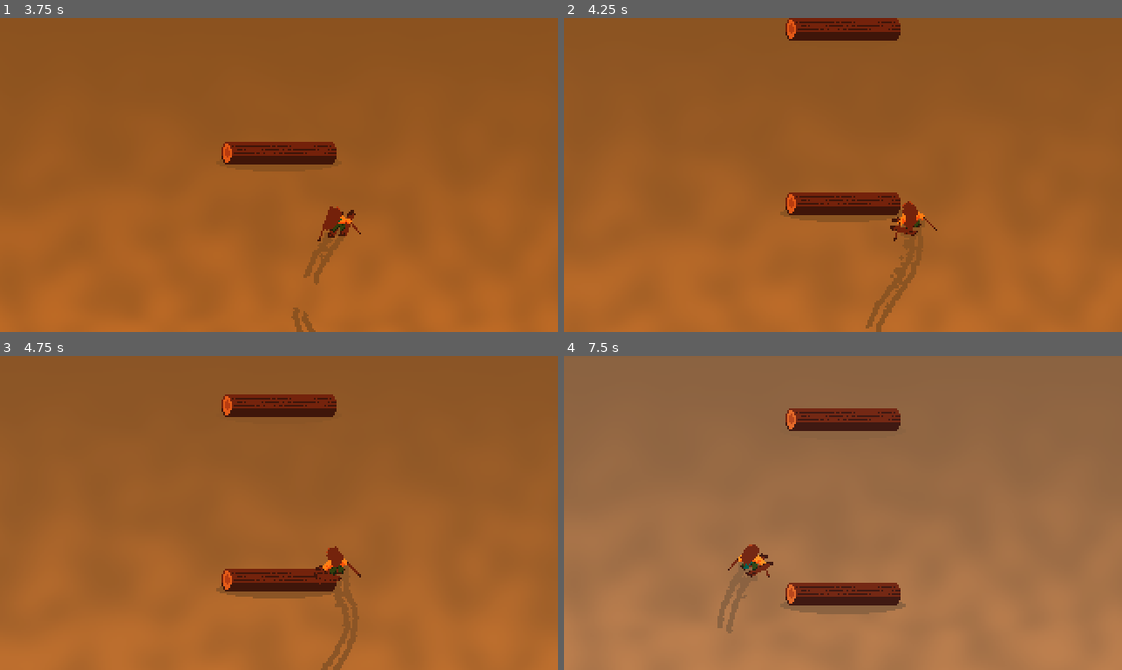
Above: before the commit, frames 1-4 (two rows, left to right).
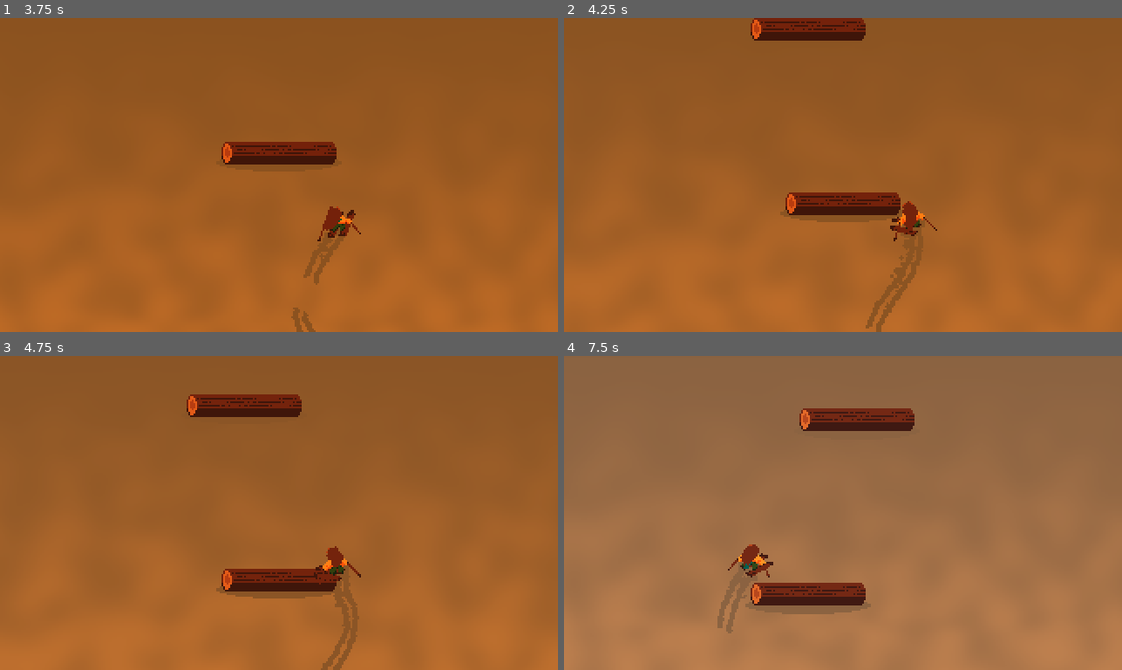
Above: after the commit, the same moments.

Repository: nemene21/Skiing-Game
Game: Godot game, scene res://scenes/game/game.tscn
The game is run twice, just before and just after one commit, with the same random seed, the same clock (stepped at 60 frames per second) and the same inputs.
Inputs:
- Up to frame 1 (3.75 s): hold D (right) 0.53-1.28 s; hold A (left) 1.28-2.03 s; hold D (right) 2.03-2.78 s; hold W (up) 2.78-3.53 s; hold A (left) from 3.53 s (still down)
- Up to frame 2 (4.25 s): keep holding A (left)
- Up to frame 3 (4.75 s): keep holding A (left)
- Up to frame 4 (7.5 s): release A (left) at 5.78 s; hold D (right) 5.78-6.53 s; hold W (up) 6.53-7.28 s; hold D (right) from 7.28 s (still down)

Frame 1 is identical in both runs. In frame 2, 1.1% of the frame differs, in the area x 33-61%, y 0-8%; in frame 3, 1.1%; in frame 4, 2.0%, in the area x 32-63%, y 16-83%.

Commit message:
noise control

Diff:
--- a/scenes/game/Generator.gd
+++ b/scenes/game/Generator.gd
@@ -1,4 +1,7 @@
 extends Node
+
+@export var amplitude := 128.0
+@export var frequency := 1.0
 
 @onready var scene := get_parent()
 @onready var log_scene := preload("res://scenes/game/obstacles/log/log.tscn")
@@ -13,7 +16,7 @@
 	var noise := FastNoiseLite.new()
 	for i in points:
 		var pos := length * (i / points)
-		var noise_value := noise.get_noise_1d(pos)
+		var noise_value := noise.get_noise_1d(pos * frequency) * amplitude
 
 		var log := log_scene.instantiate()
 		add_sibling(log)
